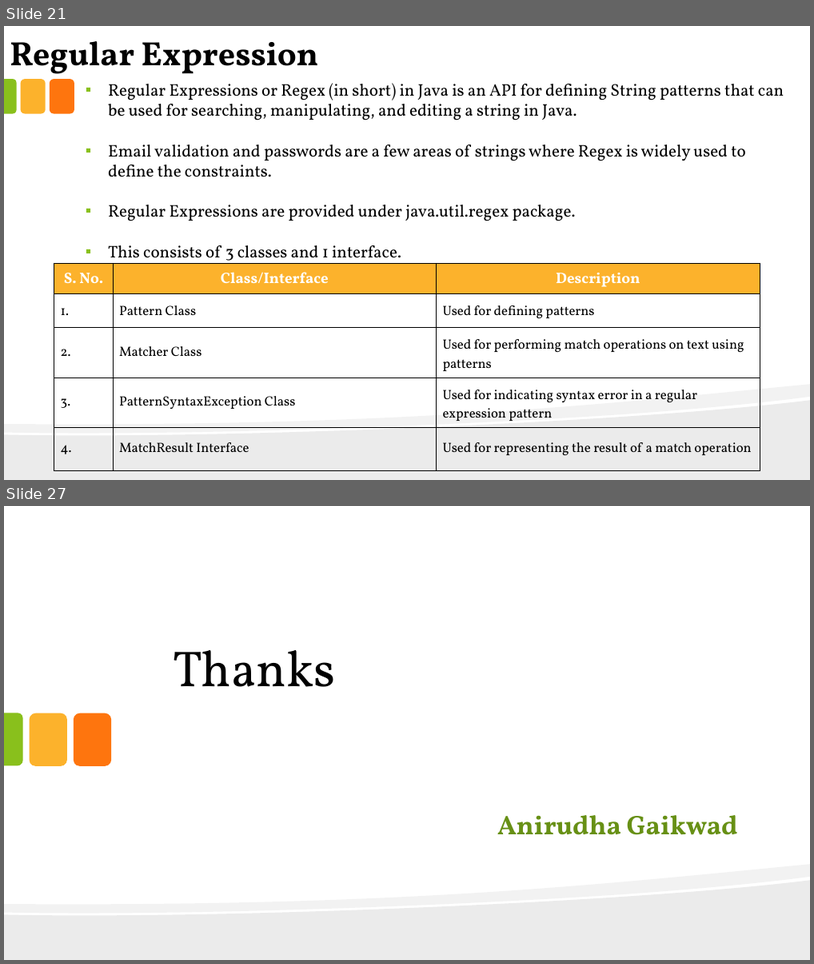
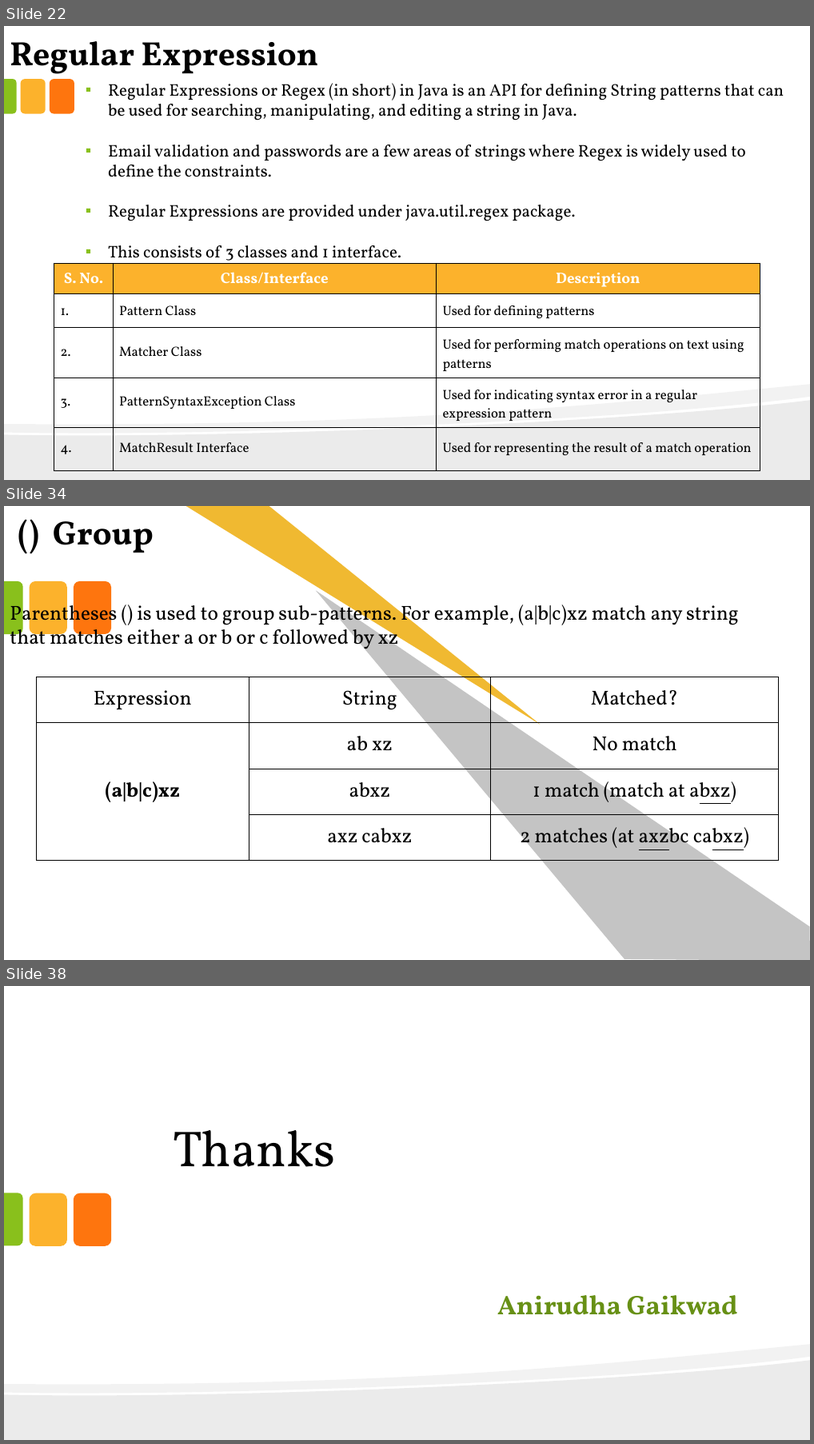
Before and after one commit to anirudhagaikwad/Java_Programming, a slide deck: Java_PPT/#7_String.pptx. Shown one above the other, each under a label of ours: slides 21 and 27 before the commit, slides 22, 34 and 38 after it; the slides between them are not shown. The pictures are 814x964 and 814x1444 pixels, drawn with LibreOffice and Linux fonts; fonts in the diff are those of the drawing. Boxes give left, top, right and bottom in pixels: in the first picture for what was removed or moved away, otherwise in the second. Text is boxed around its words. In the diff, an @@ line names an element or a change of style, - is before the commit and + after.

Commit message:
String Program Update

```diff
--- a/Java_PPT/#7_String.pptx
+++ b/Java_PPT/#7_String.pptx
@@ slide 34 added at [4,506,810,960], background #FFFFFF @@
@@ text added at [53,521,154,553], 40 pt, text #000000, bold @@
+() Group
@@ freeform shape added at [186,506,550,751], fill #F0B931 @@
@@ freeform shape added at [303,506,810,960], fill #C4C4C4 @@
@@ round same rect added at [4,581,22,634], fill #89C01C @@
@@ text added at [10,600,739,653], 24 pt, text #000000 @@
+Parentheses () is used to group sub-patterns. For example, (a|b|c)xz match any string that matches either a or b or c followed by xz
@@ rounded rectangle added at [30,581,67,634], fill #FCB22C @@
@@ rounded rectangle added at [74,581,112,634], fill #FE750E @@
@@ table added at [37,677,779,860], 4 rows, 3 columns @@
+Expression | String | Matched?
+(a|b|c)xz | ab xz | No match
+ | abxz | 1 match (match at abxz)
+ | axz cabxz | 2 matches (at axzbc cabxz)
@@ what was slide 21 is now slide 22 @@
@@ what was slide 27 is now slide 38 @@
```
Also in this commit, not shown: 5 slides changed, 15 other slides added, 5 slides removed, 2 other files.
